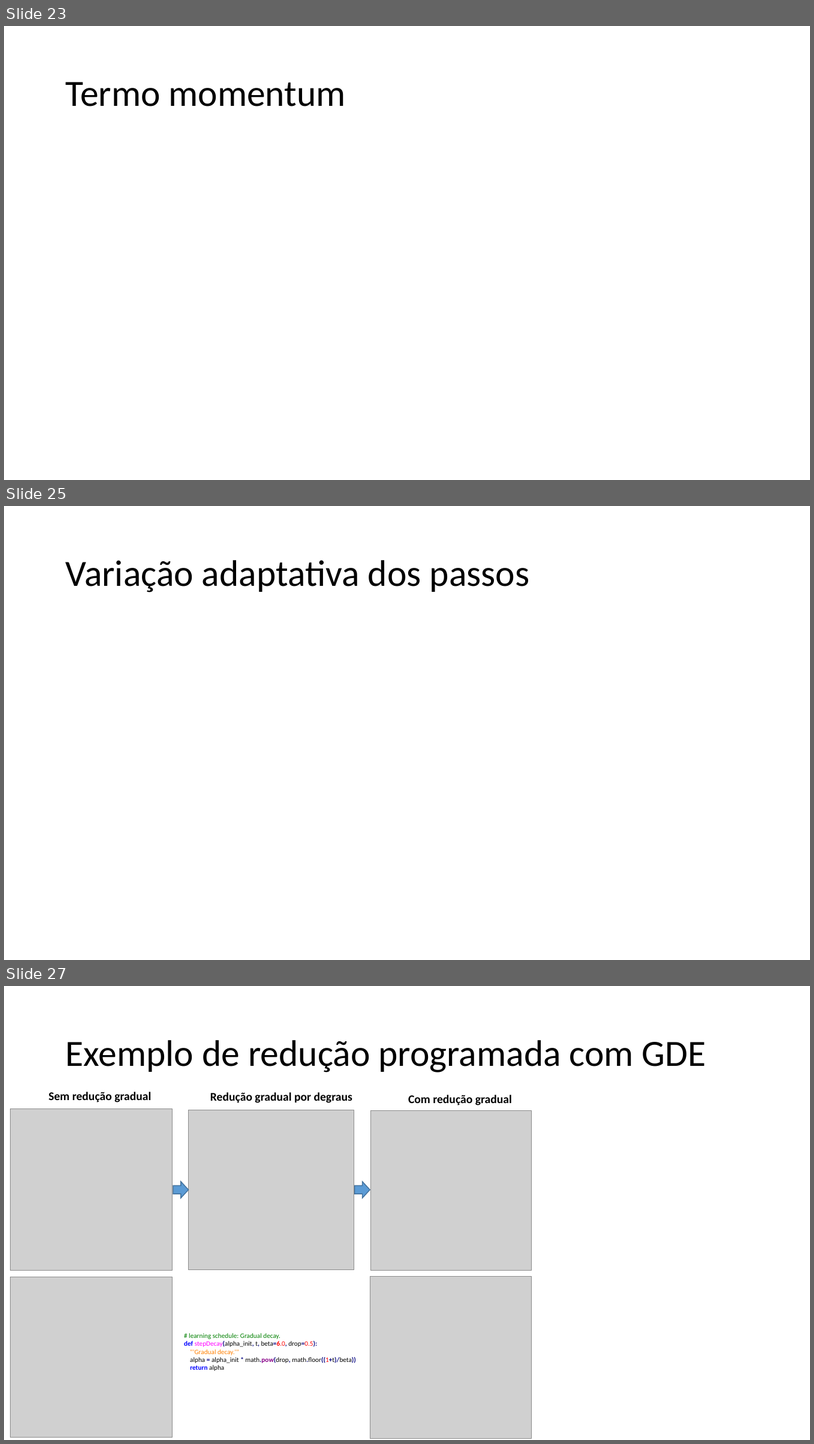
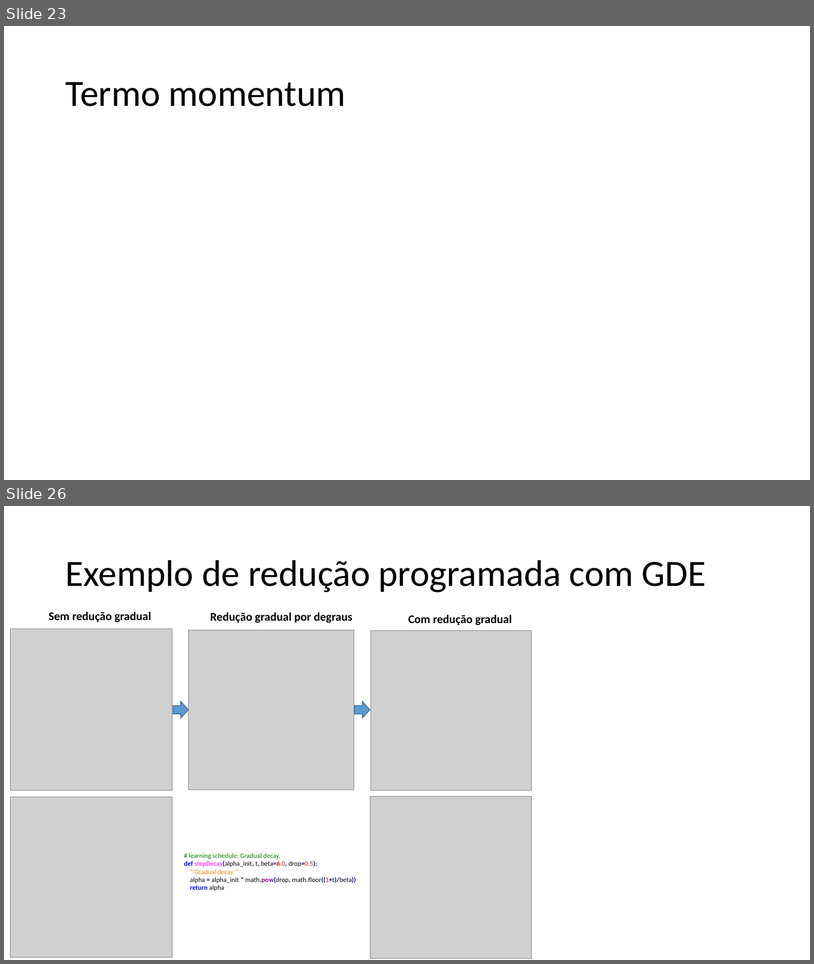
Before and after one commit to zz4fap/t319_aprendizado_de_maquina, a slide deck: slides/T319_Regressão_Linear (Parte III).pptx. Shown one above the other, each under a label of ours: slides 23, 25 and 27 before the commit, slides 23 and 26 after it; the slides between them are not shown. The pictures are 814x1444 and 814x964 pixels, drawn with LibreOffice and Linux fonts; fonts in the diff are those of the drawing; grey boxes stand for pictures. Boxes give left, top, right and bottom in pixels: in the first picture for what was removed or moved away, otherwise in the second. Text is boxed around its words. In the diff, an @@ line names an element or a change of style, - is before the commit and + after.

```diff
--- a/slides/T319_Regressão_Linear (Parte III).pptx
+++ b/slides/T319_Regressão_Linear (Parte III).pptx
@@ slide 25 removed at bbox=[4, 506, 810, 960], background #FFFFFF @@
@@ title removed at bbox=[65, 560, 530, 592] @@
-Variação adaptativa dos passos
@@ what was slide 27 is now slide 26 @@
```
Also in this commit, not shown: 2 slides changed, 1 other file.
